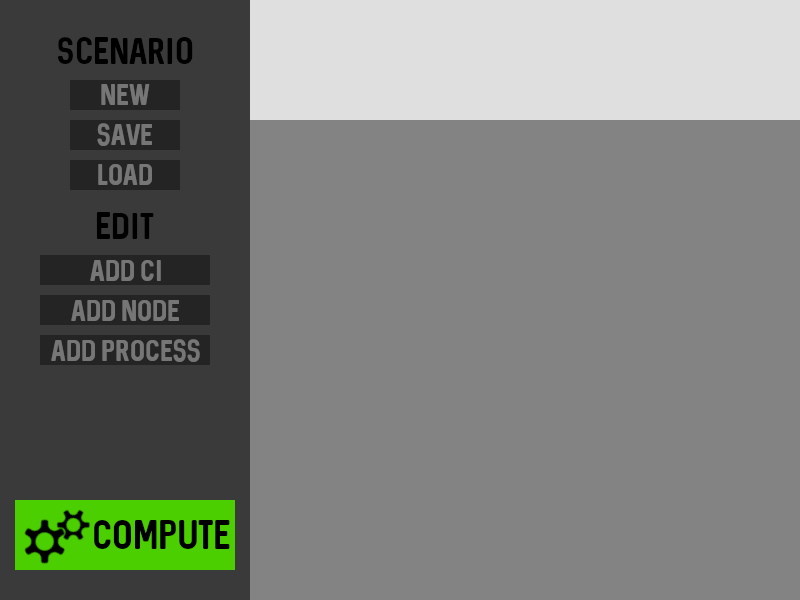
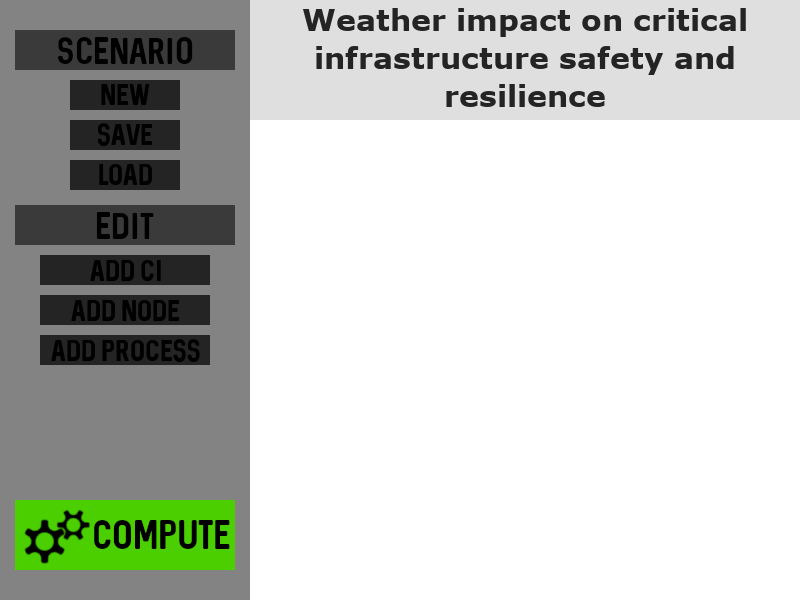
Layer changes from the first 800 × 600 image to the second:
added layer "New #1" above "New" over (x1=101, y1=84, x2=150, y2=105)
painted on "New" over (x1=101, y1=84, x2=150, y2=105)
added layer "Save #1" above "Save" over (x1=97, y1=123, x2=152, y2=146)
painted on "Save" over (x1=97, y1=123, x2=152, y2=146)
added layer "Load #1" above "Load" over (x1=99, y1=164, x2=152, y2=185)
painted on "Load" over (x1=98, y1=164, x2=152, y2=185)
added layer "Add CI #1" above "Add CI" over (x1=90, y1=260, x2=161, y2=281)
painted on "Add CI" over (x1=90, y1=260, x2=161, y2=281)
added layer "Add node #1" above "Add node" over (x1=71, y1=300, x2=179, y2=321)
painted on "Add node" over (x1=71, y1=300, x2=179, y2=321)
added layer "Add process #1" above "Add process" over (x1=51, y1=339, x2=200, y2=362)
painted on "Add process" over (x1=51, y1=339, x2=200, y2=362)
added layer "Weather impact on critical inf..." above "Node details" over (x1=303, y1=8, x2=746, y2=107)
painted on "Screen" over (x1=250, y1=120, x2=800, y2=600)
painted on "Background" over (x1=0, y1=0, x2=250, y2=600)
